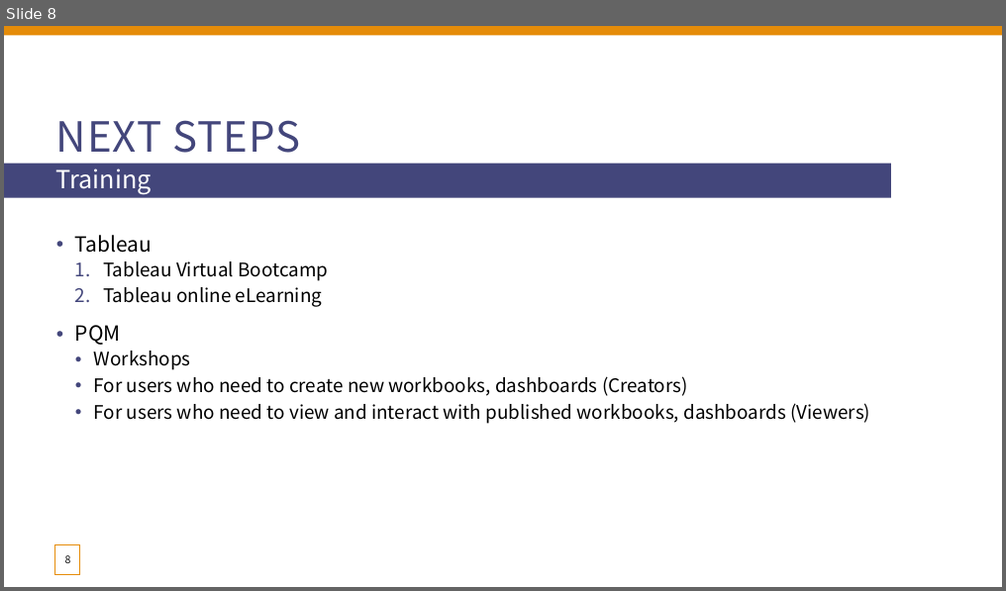
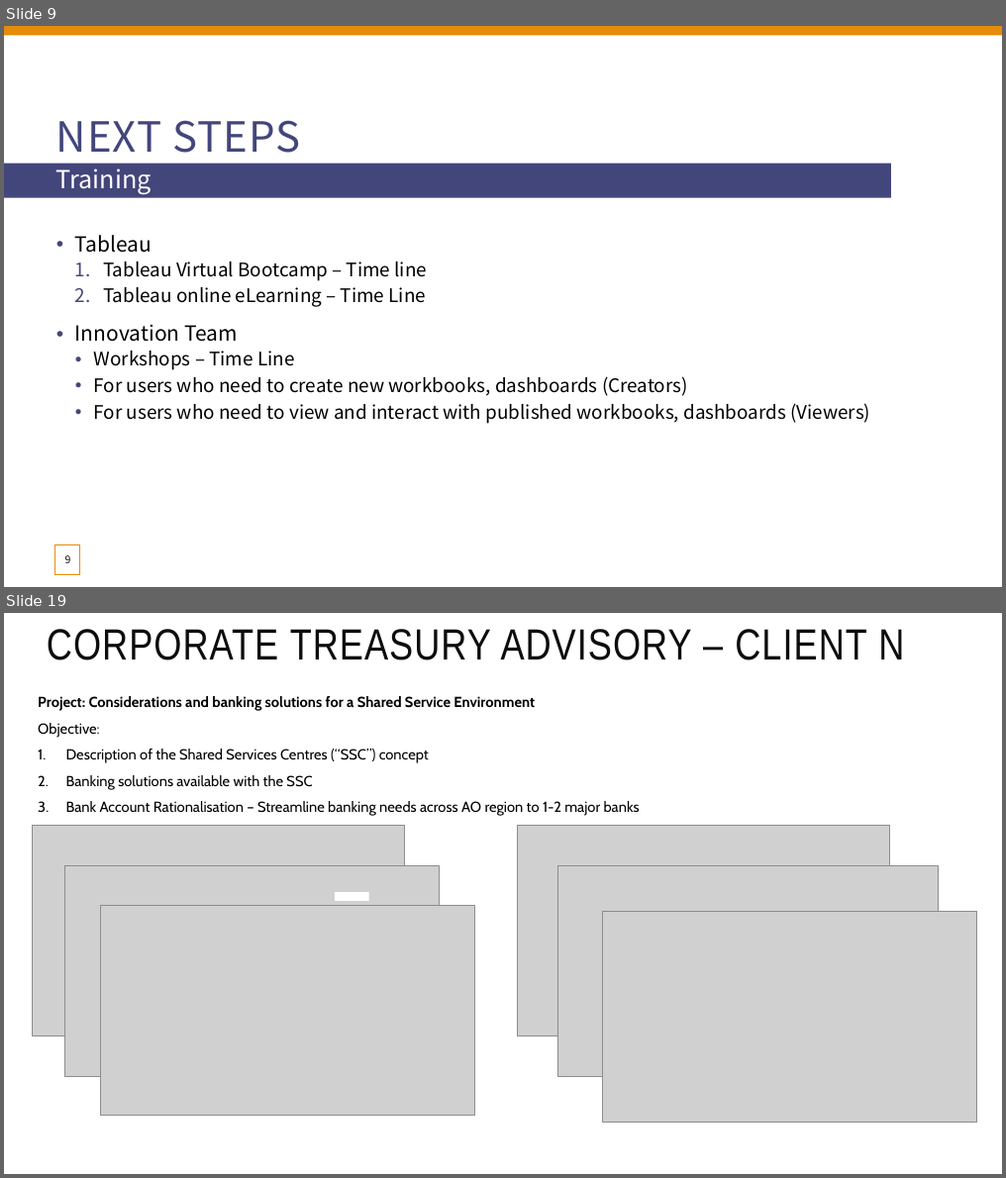
Before and after one commit to xiangshang4/RMD, a slide deck: Mizuho dashboard.pptx. Shown one above the other, each under a label of ours: slide 8 before the commit, slides 9 and 19 after it; the slides between them are not shown. The pictures are 1006x591 and 1006x1178 pixels, drawn with LibreOffice and Linux fonts; fonts in the diff are those of the drawing; grey boxes stand for pictures. Boxes give left, top, right and bottom in pixels: in the first picture for what was removed or moved away, otherwise in the second. Text is boxed around its words. In the diff, an @@ line names an element or a change of style, - is before the commit and + after.

```diff
--- a/Mizuho dashboard.pptx
+++ b/Mizuho dashboard.pptx
@@ slide 19 added at [4, 613, 1002, 1174], background #FFFFFF @@
@@ title added at [47, 629, 904, 661], 42 pt, text #0D0D0D @@
+CORPORATE TREASURY ADVISORY – CLIENT N
@@ text added at [38, 696, 535, 711], 14 pt, text #000000, bold @@
+Project: Considerations and banking solutions for a Shared Service Environment
@@ text added at [38, 723, 640, 816], 14 pt, text #000000 @@
+Objective:
+1. Description of the Shared Services Centres (“SSC”) concept
+2. Banking solutions available with the SSC
+3. Bank Account Rationalisation – Streamline banking needs across AO region to 1-2 major banks
@@ picture added at [32, 826, 405, 1037] @@
@@ picture added at [517, 826, 890, 1037] @@
@@ picture added at [65, 866, 440, 1077] @@
@@ picture added at [558, 866, 939, 1077] @@
@@ picture added at [101, 905, 475, 1115] @@
@@ rectangle added at [335, 892, 369, 900], fill #FFFFFF @@
@@ picture added at [603, 911, 977, 1122] @@
@@ what was slide 8 is now slide 9 @@
@@ slide 9 changed as well @@
@@ text at [75, 262, 428, 371]: text changed @@
-  1. Tableau Virtual Bootcamp
-  2. Tableau online eLearning
-• PQM
-  • Workshops
+  1. Tableau Virtual Bootcamp – Time line
+  2. Tableau online eLearning – Time Line
+• Innovation Team
+  • Workshops – Time Line
@@ page number at [65, 556, 71, 564]: text changed @@
-8
+9
```
Also in this commit, not shown: 4 other slides changed, 12 other slides added.
